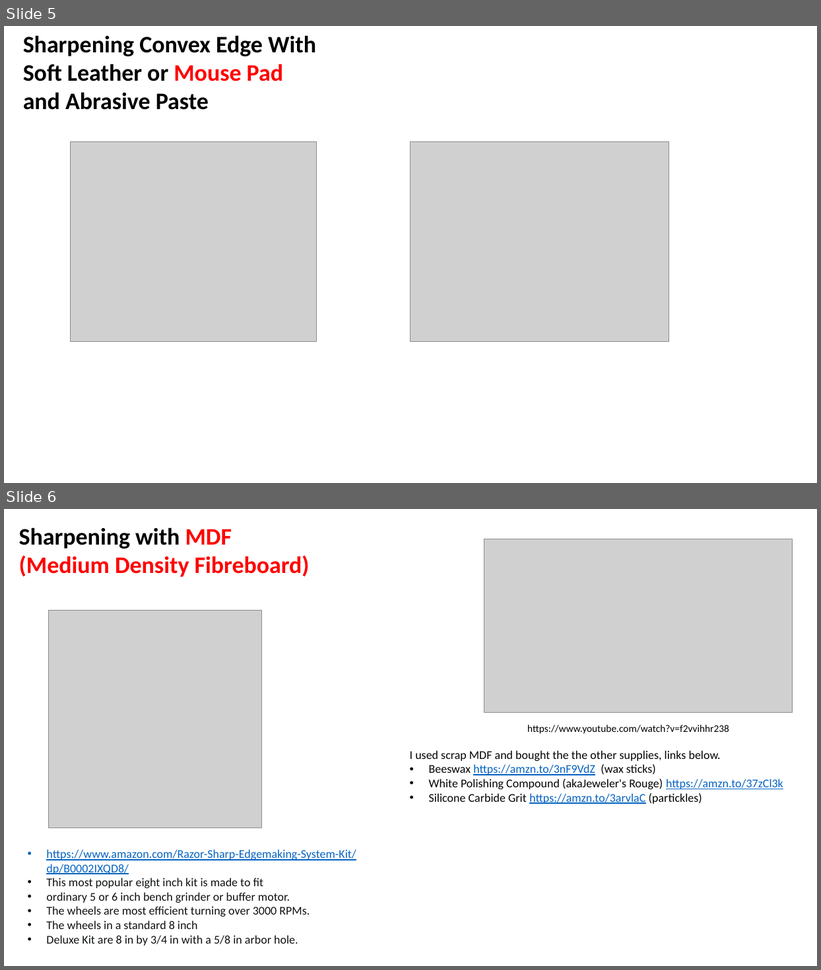
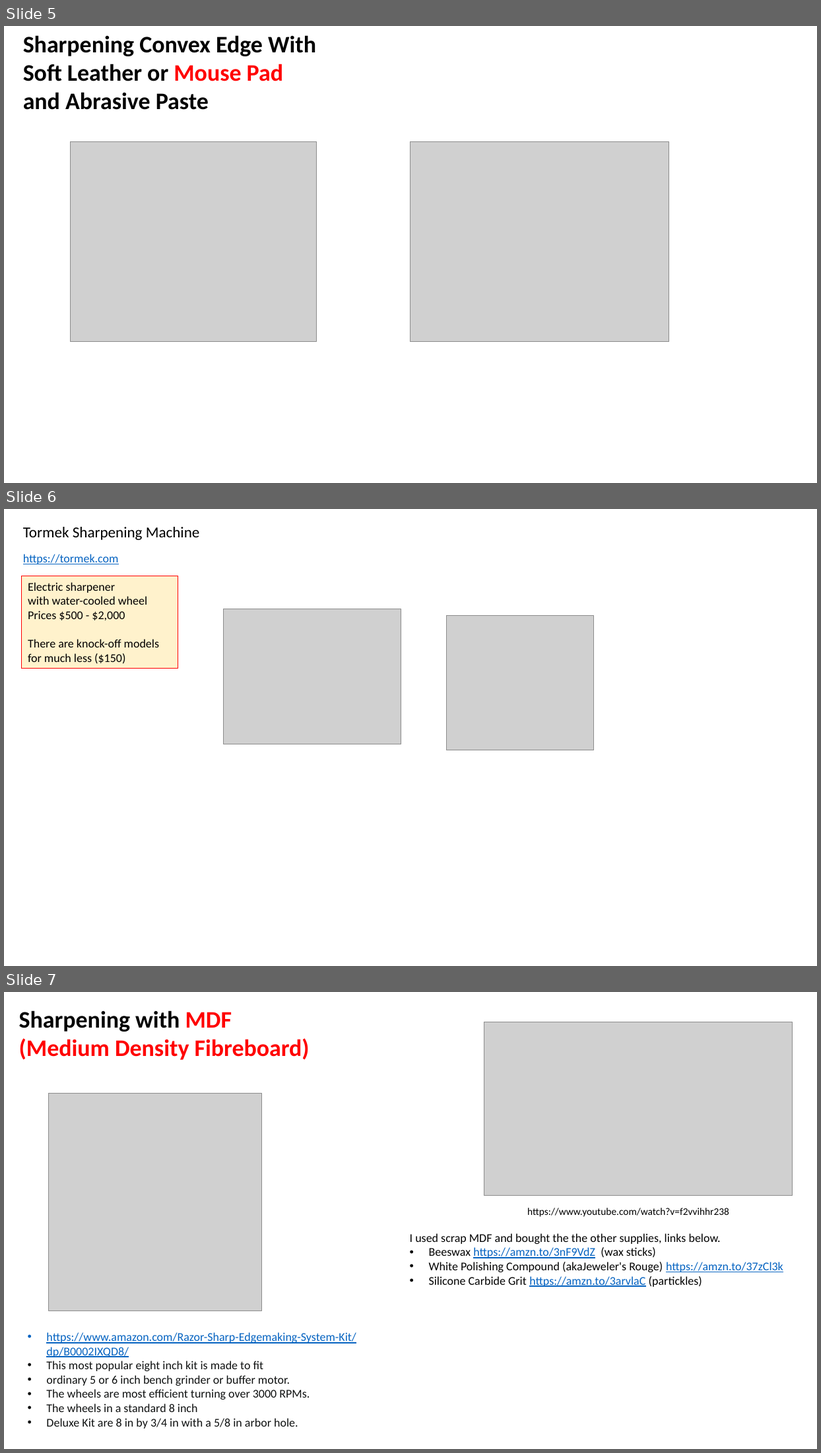
Before and after one commit to lselector/misc_farm, a slide deck: sharpen_axe.pptx. Shown one above the other, each under a label of ours: slides 5 and 6 before the commit, slides 5, 6 and 7 after it. The pictures are 821x970 and 821x1453 pixels, drawn with LibreOffice and Linux fonts; fonts in the diff are those of the drawing; grey boxes stand for pictures. Boxes give left, top, right and bottom in pixels: in the first picture for what was removed or moved away, otherwise in the second. Text is boxed around its words. In the diff, an @@ line names an element or a change of style, - is before the commit and + after.

Commit message:
update

```diff
--- a/sharpen_axe.pptx
+++ b/sharpen_axe.pptx
@@ slide 6 added at (4,509,817,966), background #FFFFFF @@
@@ text added at (23,527,200,540), 18 pt, text #000000 @@
+Tormek Sharpening Machine
@@ text added at (23,554,119,564), 14 pt, text #0563C1, underline @@
+https://tormek.com
@@ rectangle added at (22,576,178,668), fill #FFF2CC, outline #FF0000 0.75 pt, 14 pt, text #000000 @@
+Electric sharpener
+with water-cooled wheel
+Prices $500 - $2,000
+There are knock-off models for much less ($150)
@@ picture added at (224,609,401,745) @@
@@ picture added at (447,615,594,751) @@
@@ what was slide 6 is now slide 7 @@
```
